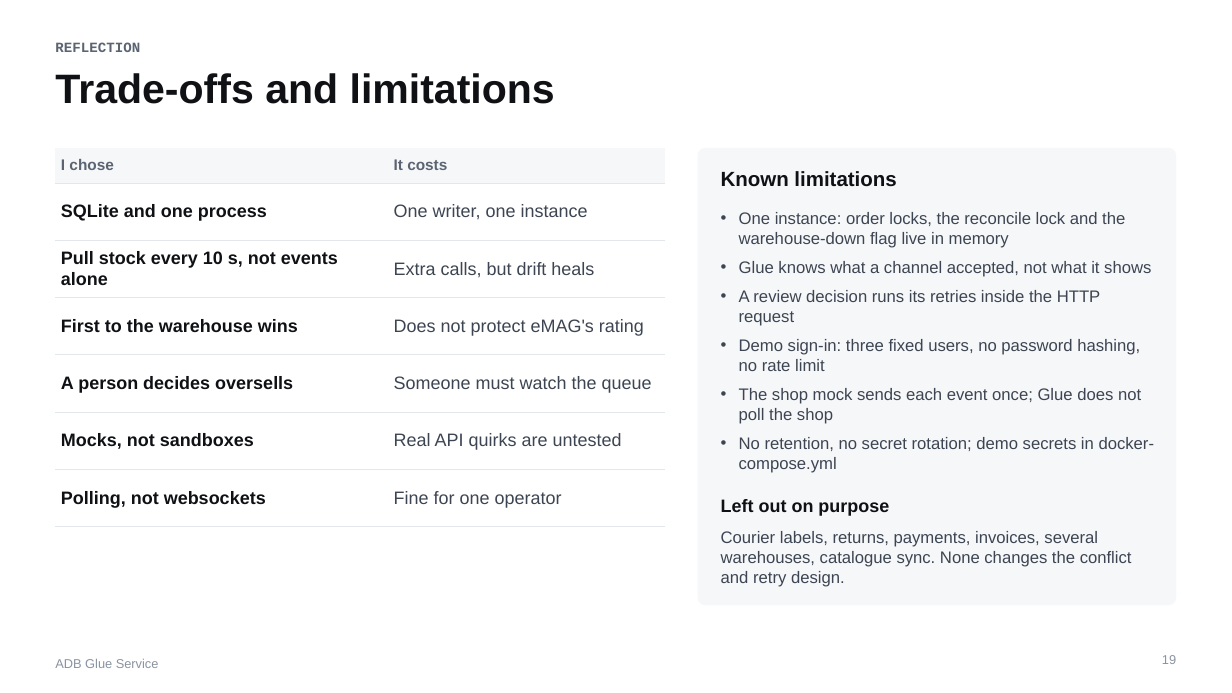
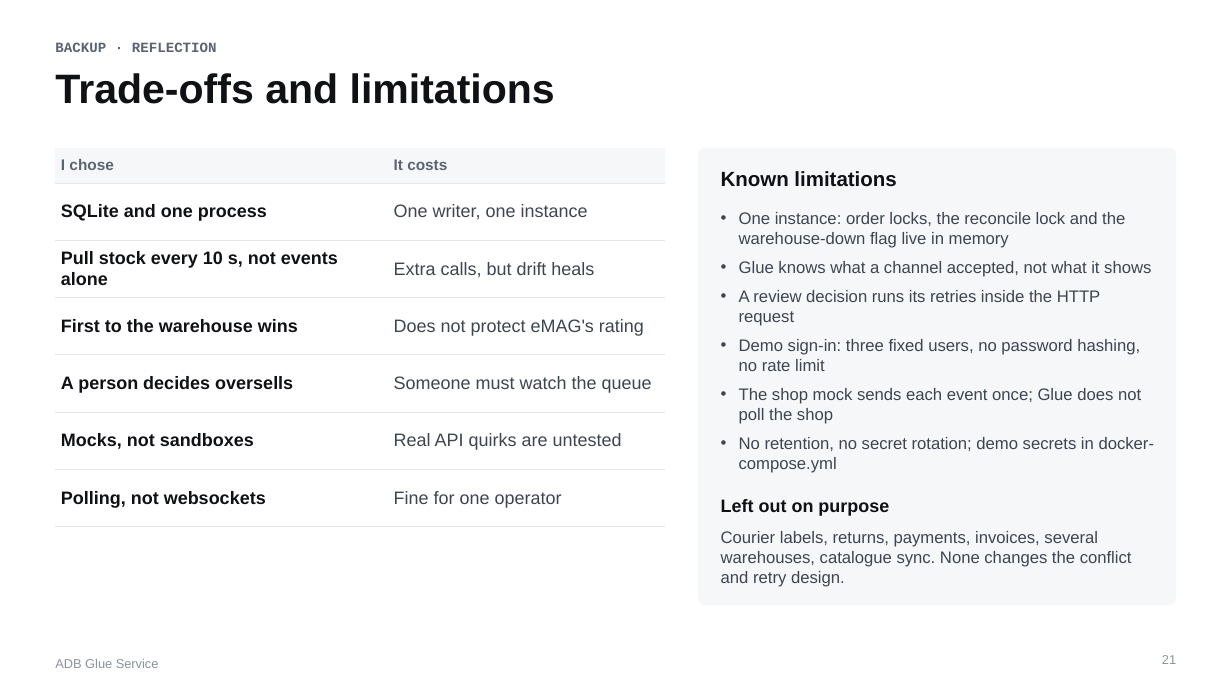
Before and after one commit to PantelimonGulie/adb-glue-service, a slide deck: slide 21 of docs/presentation/ADB-Glue-Service.pptx (slide 19 before the commit). Drawn at 1232x693 pixels with LibreOffice and Linux fonts; fonts in the diff are those of the drawing. Boxes give left, top, right and bottom in pixels: in the first picture for what was removed or moved away, otherwise in the second. Text is boxed around its words. In the diff, an @@ line names an element or a change of style, - is before the commit and + after.

Commit message:
Shorten the talk to 14 slides, with the detail moved to backup slides

```diff
--- a/docs/presentation/ADB-Glue-Service.pptx
+++ b/docs/presentation/ADB-Glue-Service.pptx
@@ text at (55, 42, 217, 52): text changed @@
-REFLECTION
+BACKUP · REFLECTION
@@ page number at (1162, 655, 1176, 664): text changed @@
-19
+21
```
Also in this commit, not shown: 9 other slides changed, 4 slides added, 2 slides removed, 1 other file.
